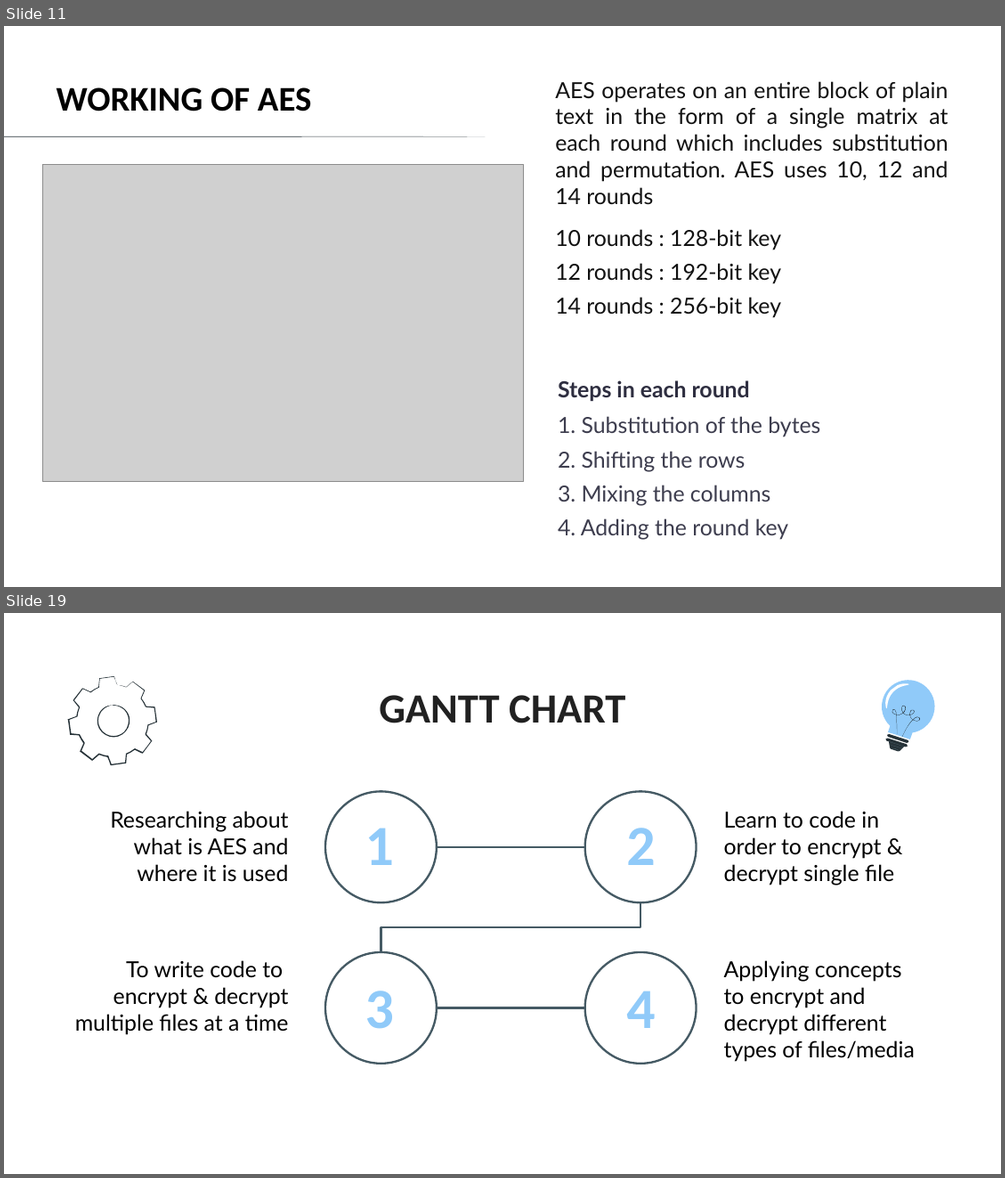
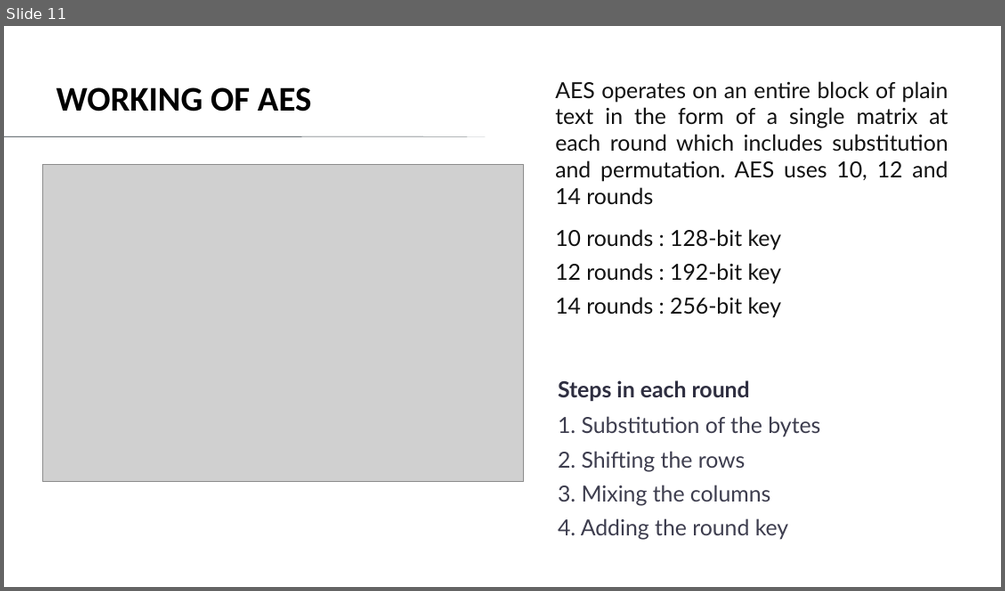
Before and after one commit to rudrabarad/AES-Encryption-Decryption, a slide deck: Presentation.pptx. Shown one above the other, each under a label of ours: slides 11 and 19 before the commit, slide 11 after it; the slides between them are not shown. The pictures are 1005x1178 and 1005x591 pixels, drawn with LibreOffice and Linux fonts; fonts in the diff are those of the drawing; grey boxes stand for pictures. Boxes give left, top, right and bottom in pixels: in the first picture for what was removed or moved away, otherwise in the second. Text is boxed around its words. In the diff, an @@ line names an element or a change of style, - is before the commit and + after.

```diff
--- a/Presentation.pptx
+++ b/Presentation.pptx
@@ slide 19 removed at <box>4,613,1001,1174</box>, background #FFFFFF @@
@@ freeform shape removed at <box>68,676,157,765</box> @@
@@ freeform shape removed at <box>97,705,137,738</box> @@
@@ title removed at <box>379,695,625,723</box> @@
-GANTT CHART
@@ group removed at <box>862,666,947,756</box>: 8 freeform shapes @@
@@ text removed at <box>110,811,289,882</box> @@
-Researching about what is AES and where it is used
@@ text removed at <box>724,811,894,885</box> @@
-Learn to code in order to encrypt & decrypt single file
@@ text removed at <box>365,827,394,865</box> @@
-1
@@ text removed at <box>626,827,655,865</box> @@
-2
@@ group removed at <box>325,791,696,1063</box>: 4 ellipses, 3 elbow lines @@
@@ text removed at <box>75,960,289,1035</box> @@
-To write code to encrypt & decrypt multiple files at a time
@@ text removed at <box>724,960,914,1062</box> @@
-Applying concepts to encrypt and decrypt different types of files/media
@@ text removed at <box>365,990,394,1029</box> @@
-3
@@ text removed at <box>626,990,655,1028</box> @@
-4
```
Also in this commit, not shown: 5 slides changed, 3 slides added, 1 other slide removed, 1 other file.
